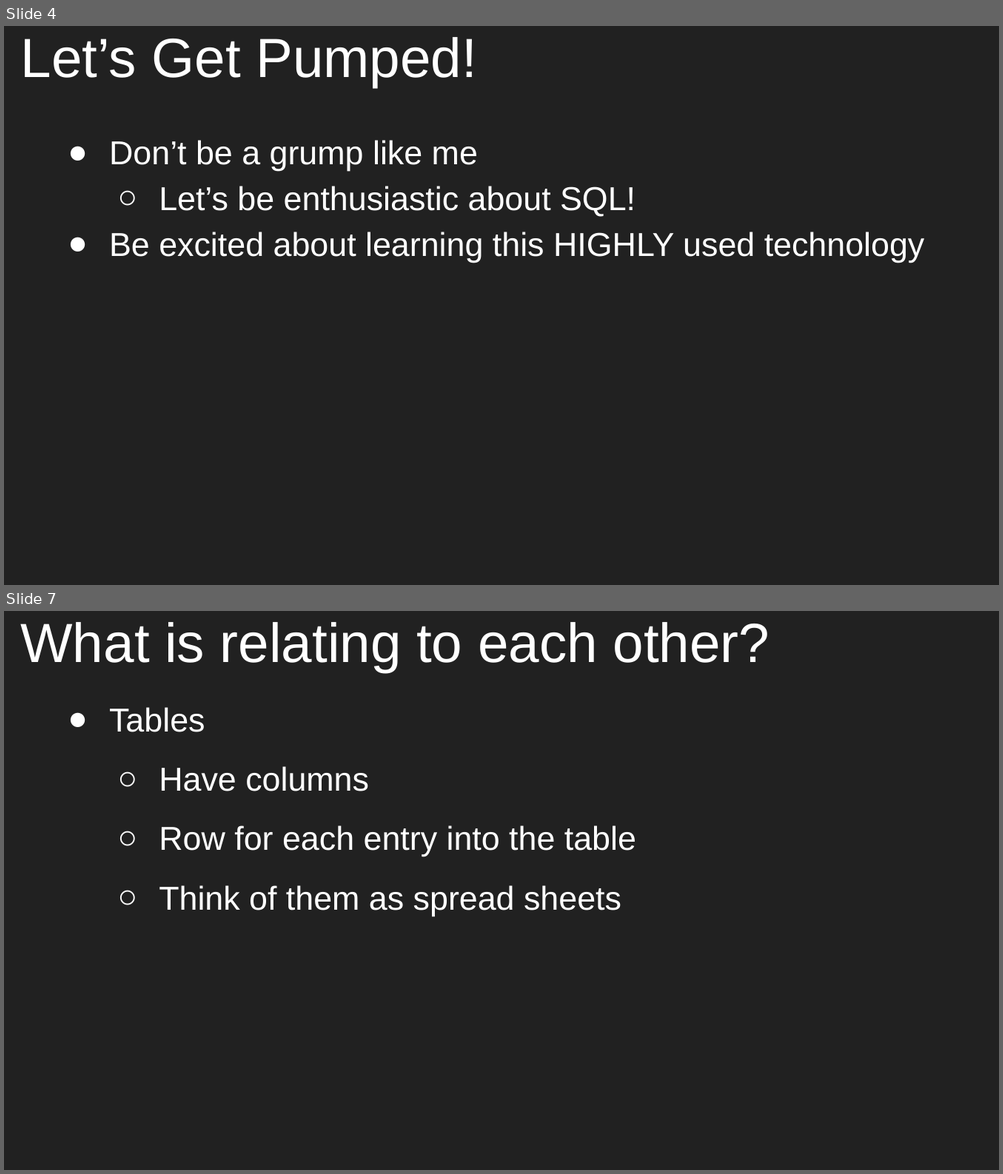
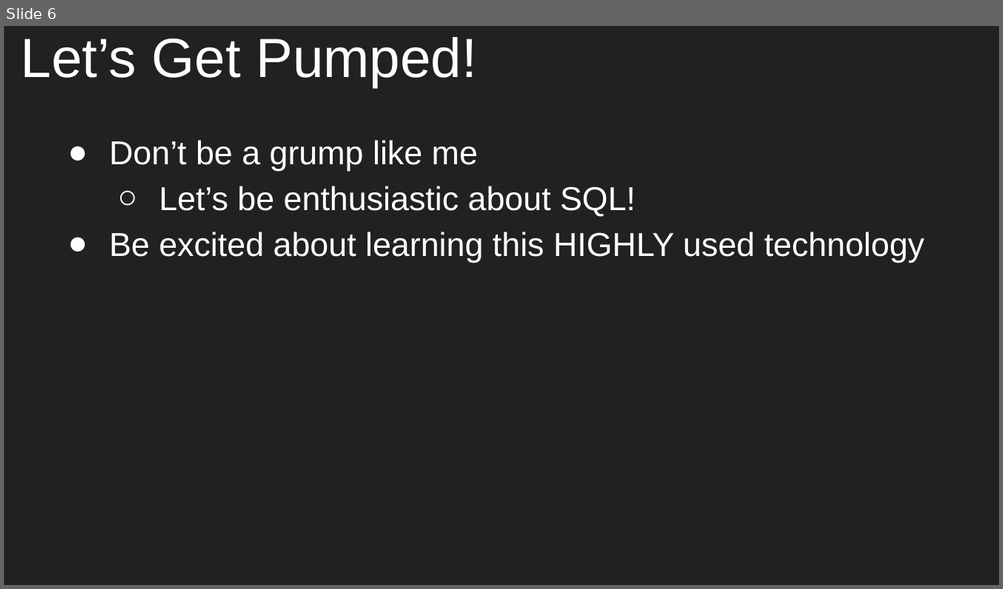
Before and after one commit to aleesham/lc101-unit2, a slide deck: slides/Unit 2 - LC 101 - Class 8.pptx. Shown one above the other, each under a label of ours: slides 4 and 7 before the commit, slide 6 after it; the slides between them are not shown. The pictures are 1003x1174 and 1003x589 pixels, drawn with LibreOffice and Linux fonts; fonts in the diff are those of the drawing. Boxes give left, top, right and bottom in pixels: in the first picture for what was removed or moved away, otherwise in the second. Text is boxed around its words. In the diff, an @@ line names an element or a change of style, - is before the commit and + after.

```diff
--- a/slides/Unit 2 - LC 101 - Class 8.pptx
+++ b/slides/Unit 2 - LC 101 - Class 8.pptx
@@ slide 7 removed at bbox=[4, 611, 999, 1170], background #212121 @@
@@ title removed at bbox=[21, 622, 770, 672] @@
-What is relating to each other?
@@ text removed at bbox=[109, 707, 636, 917] @@
-● Tables
-  ○ Have columns
-  ○ Row for each entry into the table
-  ○ Think of them as spread sheets
@@ what was slide 4 is now slide 6 @@
```
Also in this commit, not shown: 7 slides added, 6 other slides removed, 1 other file.
